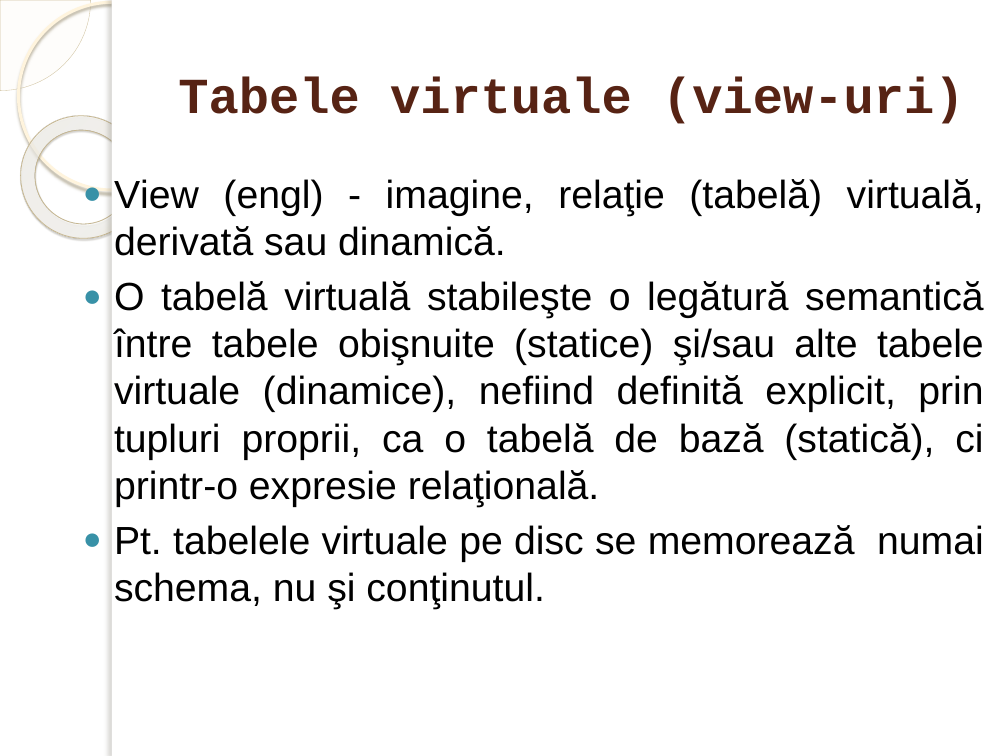
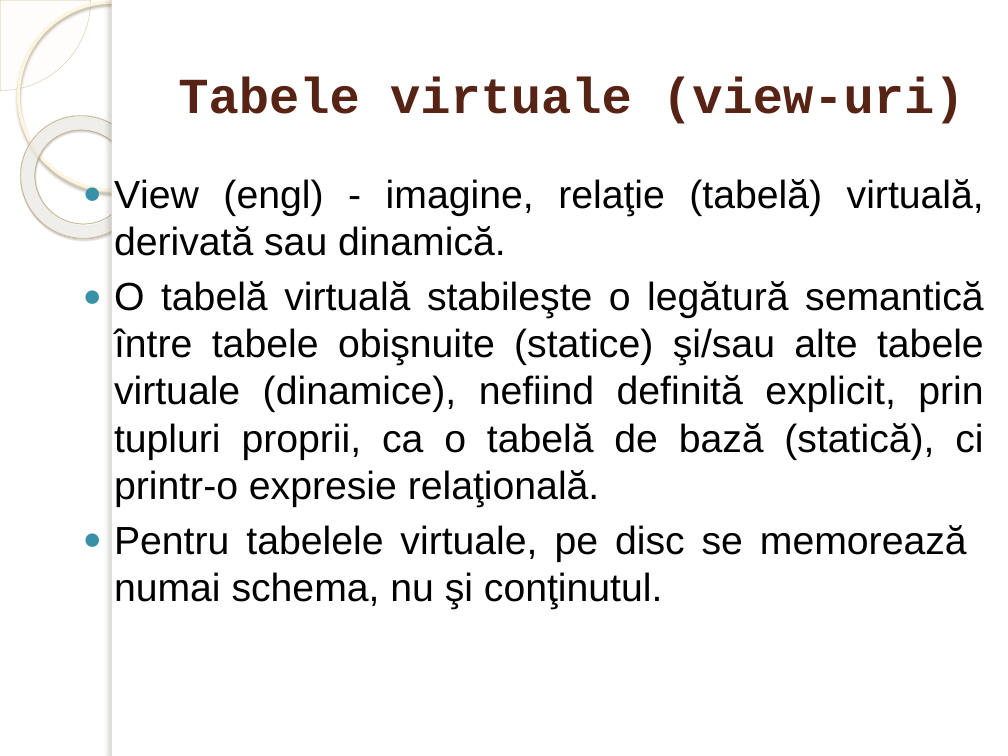
Before and after one commit to marinfotache/Baze-de-date-I, a slide deck: slide 65 of 02_Modelul_relational/02_Modelul_relational.pptx. Drawn at 1008x756 pixels with LibreOffice and Linux fonts; fonts in the diff are those of the drawing; background and template pictures are left out. Boxes give left, top, right and bottom in pixels: in the first picture for what was removed or moved away, otherwise in the second. Text is boxed around its words. In the diff, an @@ line names an element or a change of style, - is before the commit and + after.

```diff
--- a/02_Modelul_relational/02_Modelul_relational.pptx
+++ b/02_Modelul_relational/02_Modelul_relational.pptx
@@ text at [114, 525, 967, 609]: text changed @@
-● Pt. tabelele virtuale pe disc se memorează numai schema, nu şi conţinutul.
+● Pentru tabelele virtuale, pe disc se memorează numai schema, nu şi conţinutul.
```
Also in this commit, not shown: 5 other slides changed.
